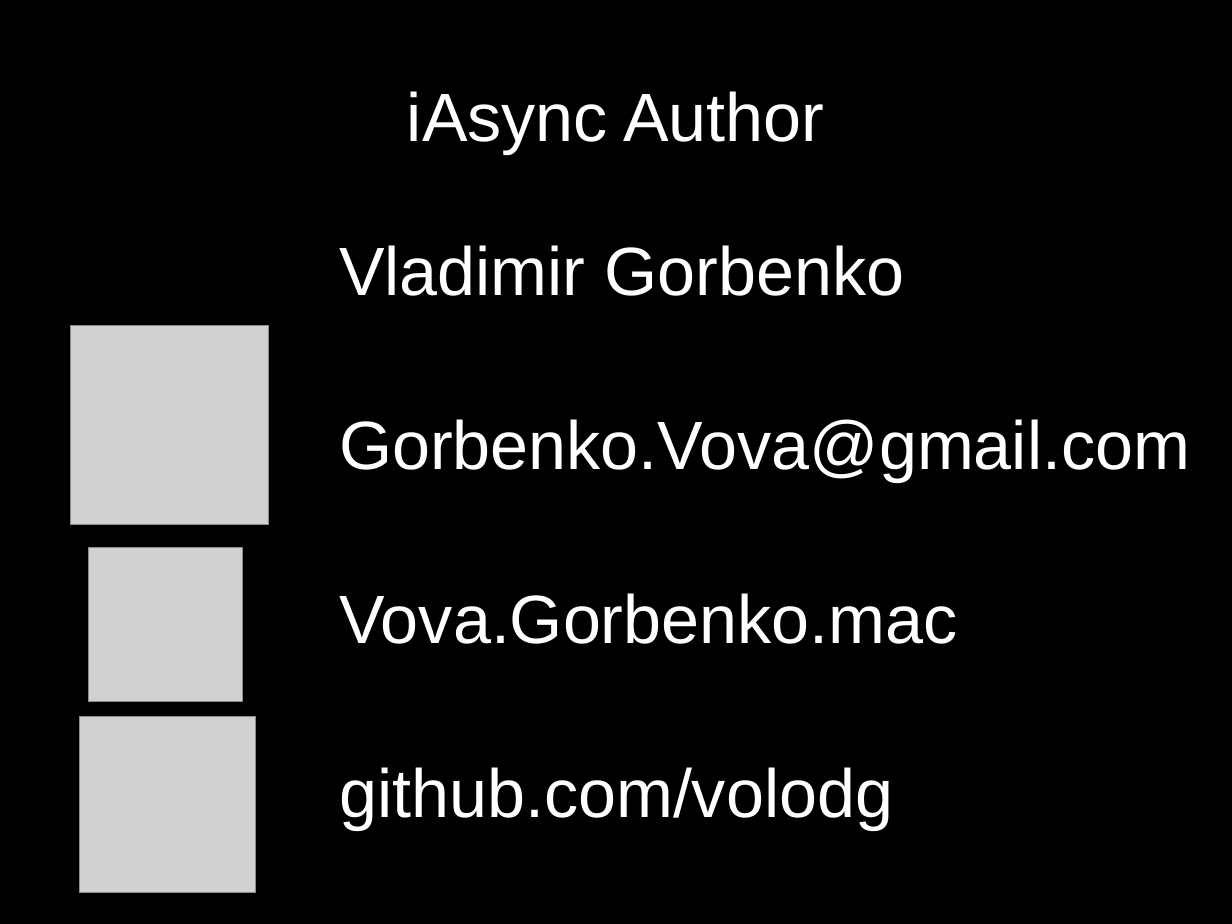
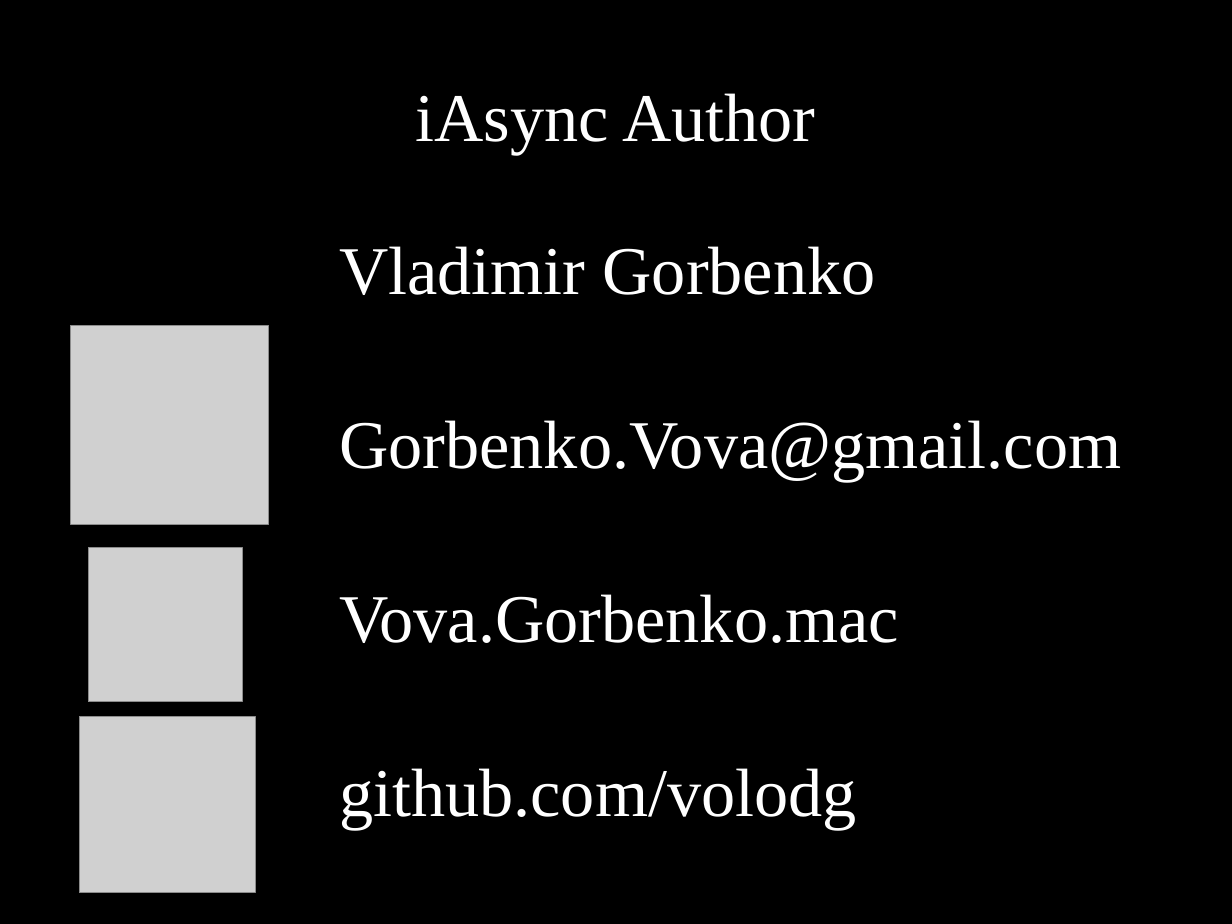
Before and after one commit to dodikk/iAsyncSlides, a slide deck: slide 42 of iAsync-slides.odp. Drawn at 1232x924 pixels with LibreOffice and Linux fonts; fonts in the diff are those of the drawing; grey boxes stand for pictures. Boxes give left, top, right and bottom in pixels: in the first picture for what was removed or moved away, otherwise in the second. Text is boxed around its words. In the diff, an @@ line names an element or a change of style, - is before the commit and + after.

```diff
--- a/iAsync-slides.odp
+++ b/iAsync-slides.odp
@@ title "iAsync Author" at (x1=416, y1=93, x2=815, y2=154): font Arial to Times New Roman @@
@@ table at (x1=41, y1=197, x2=1228, y2=893) @@
@@ font Arial to Times New Roman @@
```
Also in this commit, not shown: 22 other slides changed, 3 slides added, 3 slides removed, 5 other files.
